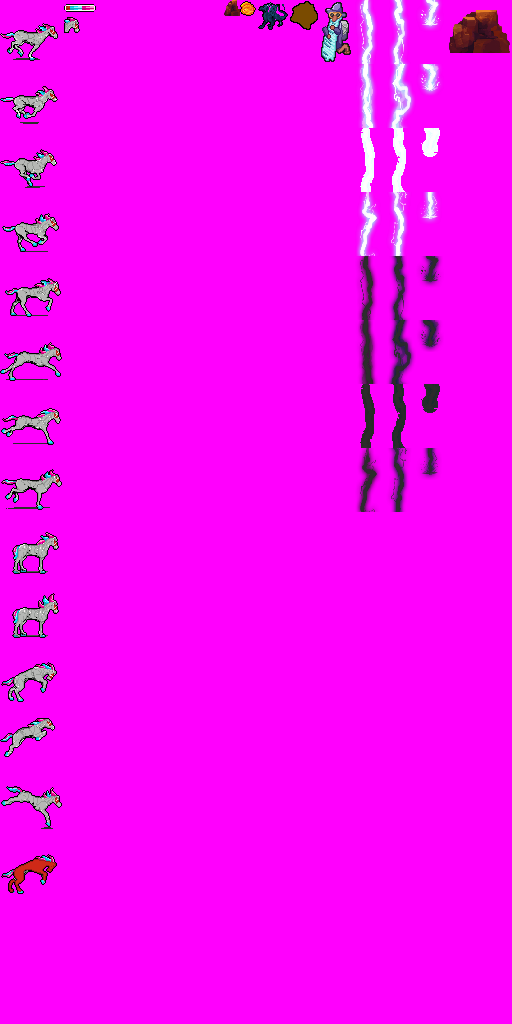
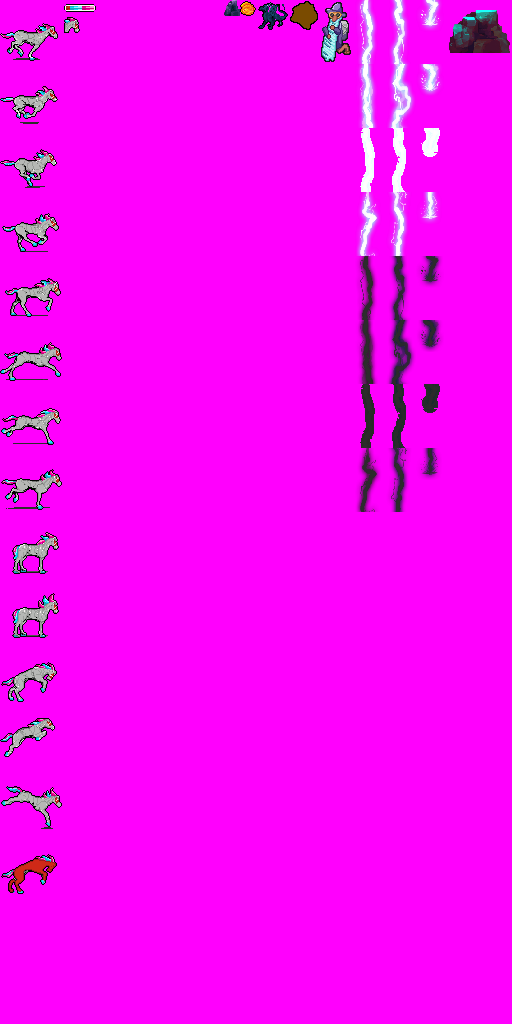
Layered file, before and after one edit (512 × 1024). Changes by layer:
added layer "wizard_minirock" above "_wizard_minirock (original)" over [224, 0, 240, 16]
added layer "wizard_rock" above "_wizard_rock (original)" over [449, 10, 510, 53]
